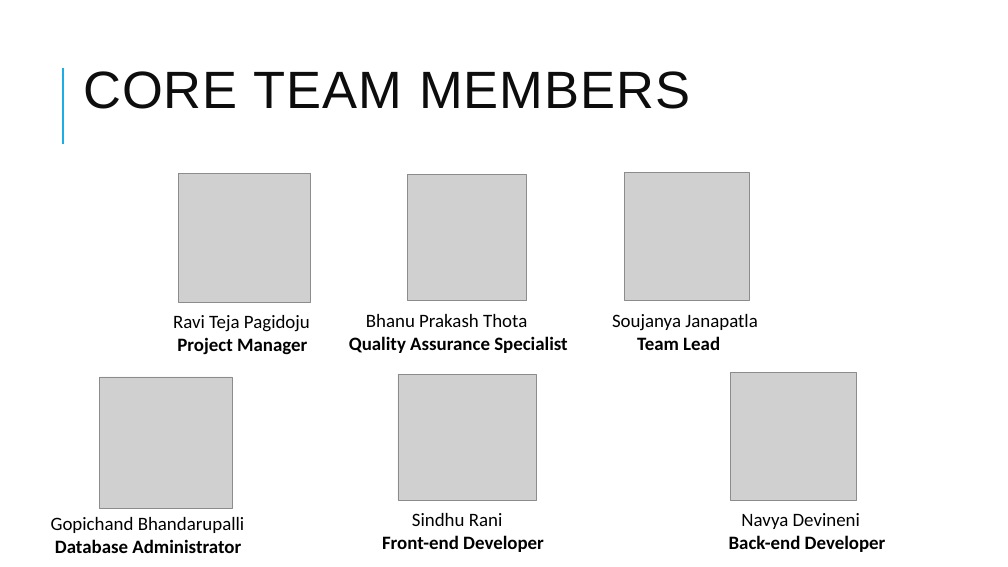
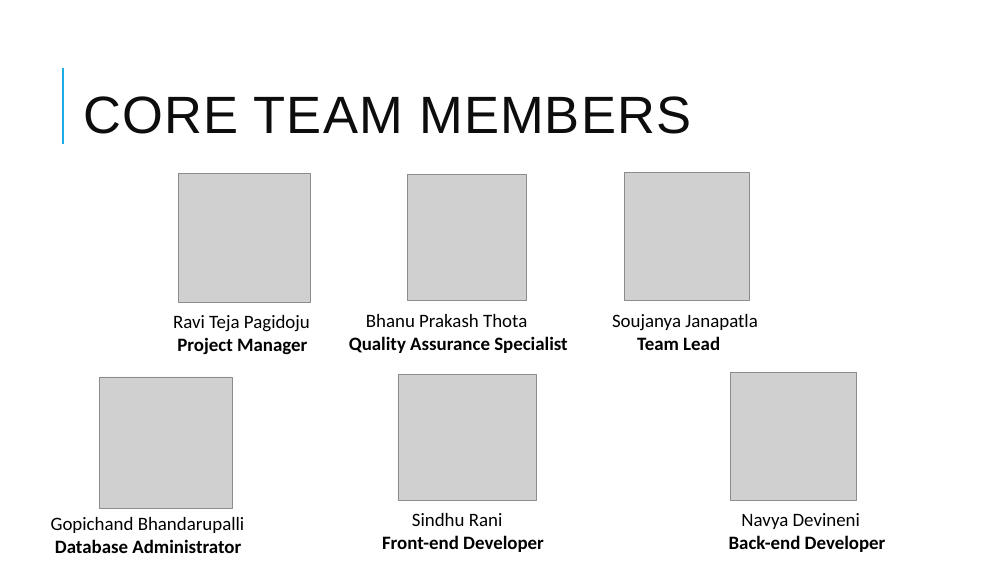
Before and after one commit to RaviTeja444/health-wellness, a slide deck: slide 6 of docs/presentation/Walk_Tracker.pptx. Drawn at 1008x567 pixels with LibreOffice and Linux fonts; fonts in the diff are those of the drawing; grey boxes stand for pictures. Boxes give left, top, right and bottom in pixels: in the first picture for what was removed or moved away, otherwise in the second. Text is boxed around its words. In the diff, an @@ line names an element or a change of style, - is before the commit and + after.

```diff
--- a/docs/presentation/Walk_Tracker.pptx
+++ b/docs/presentation/Walk_Tracker.pptx
@@ title "CORE TEAM MEMBERS": place and size @@
-title "CORE TEAM MEMBERS" at (83,71,691,109)
+title "CORE TEAM MEMBERS" at (83,96,691,134)
```
Also in this commit, not shown: 12 other slides changed, 1 slide added.
